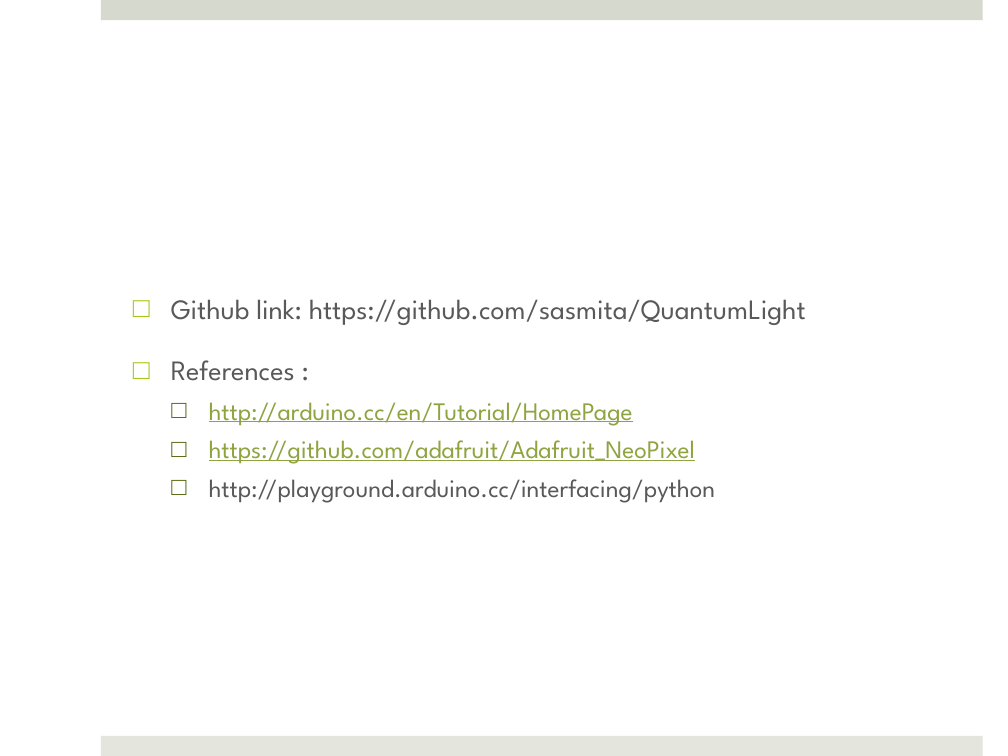
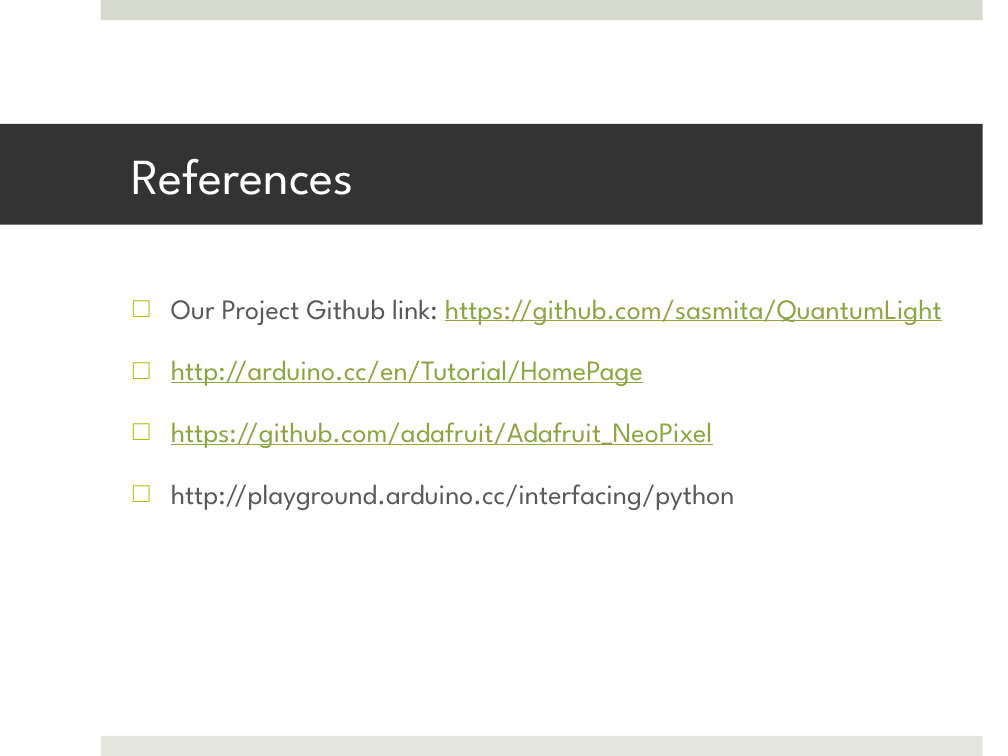
Before and after one commit to sasmita/QuantumLight, a slide deck: slide 20 of QL_Presentation1.pptx (slide 17 before the commit). Drawn at 1008x756 pixels with LibreOffice and Linux fonts; fonts in the diff are those of the drawing. Boxes give left, top, right and bottom in pixels: in the first picture for what was removed or moved away, otherwise in the second. Text is boxed around its words. In the diff, an @@ line names an element or a change of style, - is before the commit and + after.

Commit message:
updated slides

```diff
--- a/QL_Presentation1.pptx
+++ b/QL_Presentation1.pptx
@@ title added at box(0, 124, 983, 225), fill #333333, 36 pt, text #FFFFFF @@
+References
@@ text at box(171, 299, 942, 325): text changed; text colour #595959 to #8DA440 @@
-□ Github link: https://github.com/sasmita/QuantumLight
-□ References :
+□ Our Project Github link: https://github.com/sasmita/QuantumLight
@@ text at box(171, 360, 735, 510): size 18 to 20 pt in "http://arduino.cc/en/Tutorial/HomePage", "https://github.com/adafruit/Adafruit_NeoPixel", "http://playground.arduino.cc/interfacing/python"; list level 2 to 1 in "http://arduino.cc/en/Tutorial/HomePage"; bullet colour #51640B to #A2C816; list level 2 to 1 in "https://github.com/adafruit/Adafruit_NeoPixel"; list level 2 to 1 in "http://playground.arduino.cc/interfacing/python" @@
```
Also in this commit, not shown: 3 other slides changed, 4 slides added, 1 slide removed, 1 other file.
